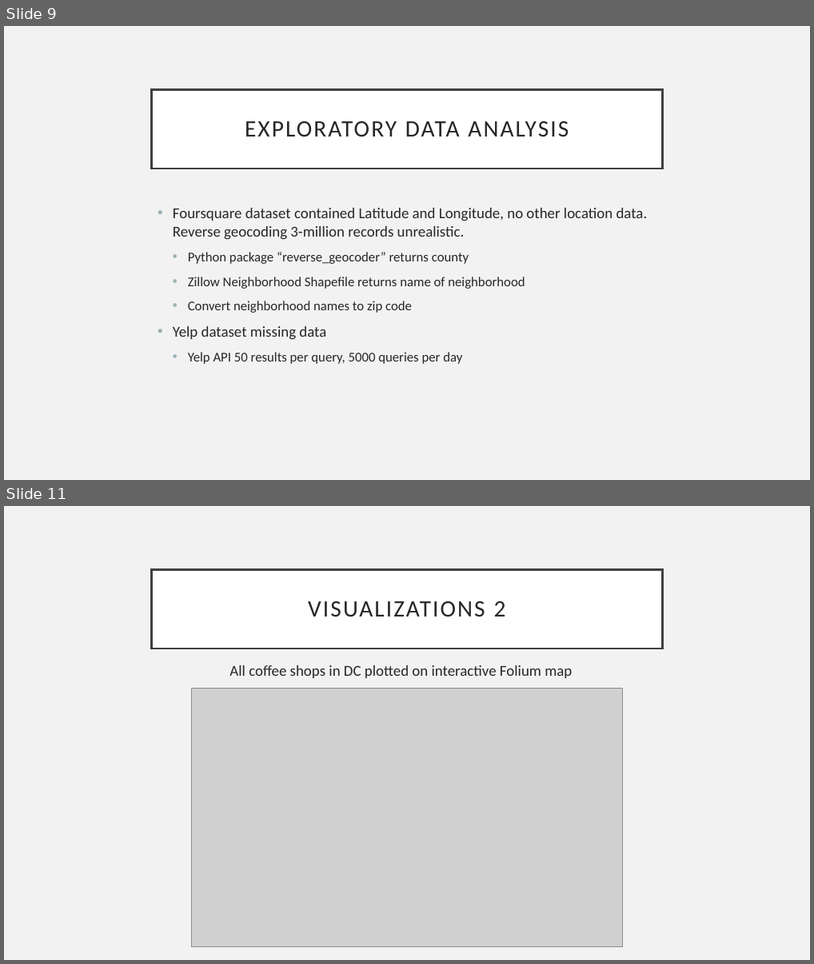
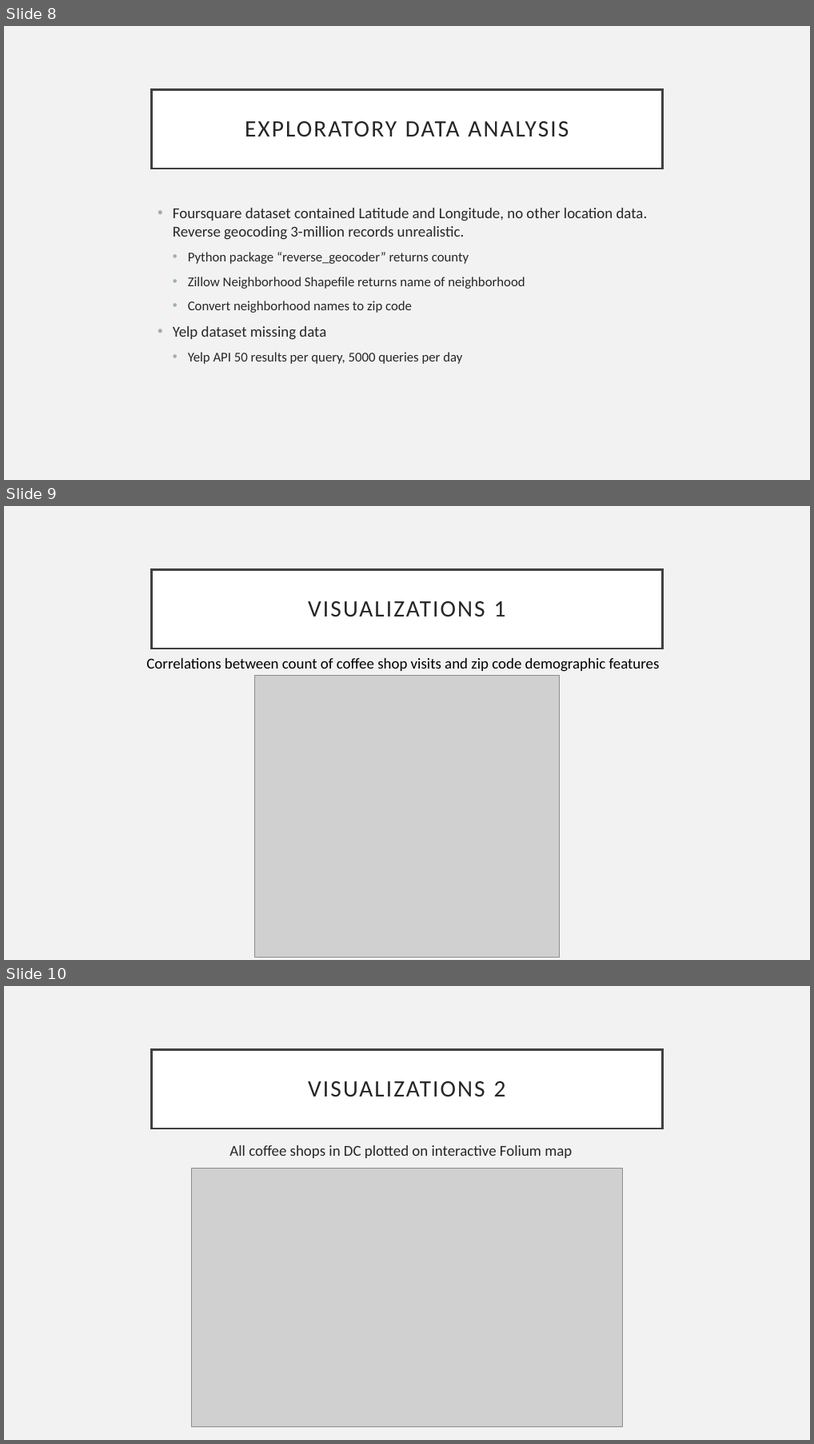
Before and after one commit to grassten/GA_datascience, a slide deck: 04_Presentation.pptx. Shown one above the other, each under a label of ours: slides 9 and 11 before the commit, slides 8, 9 and 10 after it; the slides between them are not shown. The pictures are 814x964 and 814x1444 pixels, drawn with LibreOffice and Linux fonts; fonts in the diff are those of the drawing; grey boxes stand for pictures. Boxes give left, top, right and bottom in pixels: in the first picture for what was removed or moved away, otherwise in the second. Text is boxed around its words. In the diff, an @@ line names an element or a change of style, - is before the commit and + after.

```diff
--- a/04_Presentation.pptx
+++ b/04_Presentation.pptx
@@ slide 9 added at <box>4,506,810,960</box>, background #F2F2F2 @@
@@ title added at <box>152,569,662,648</box>, fill #FFFFFF, outline #404040 2.5 pt, 28 pt, text #262626 @@
+VISUALIZATIONS 1
@@ text added at <box>146,658,660,672</box>, 18 pt, text #000000 @@
+Correlations between count of coffee shop visits and zip code demographic features
@@ picture added at <box>254,676,560,956</box> @@
@@ what was slide 9 is now slide 8 @@
@@ what was slide 11 is now slide 10 @@
```
Also in this commit, not shown: 2 slides changed, 2 slides removed, 2 other files.
